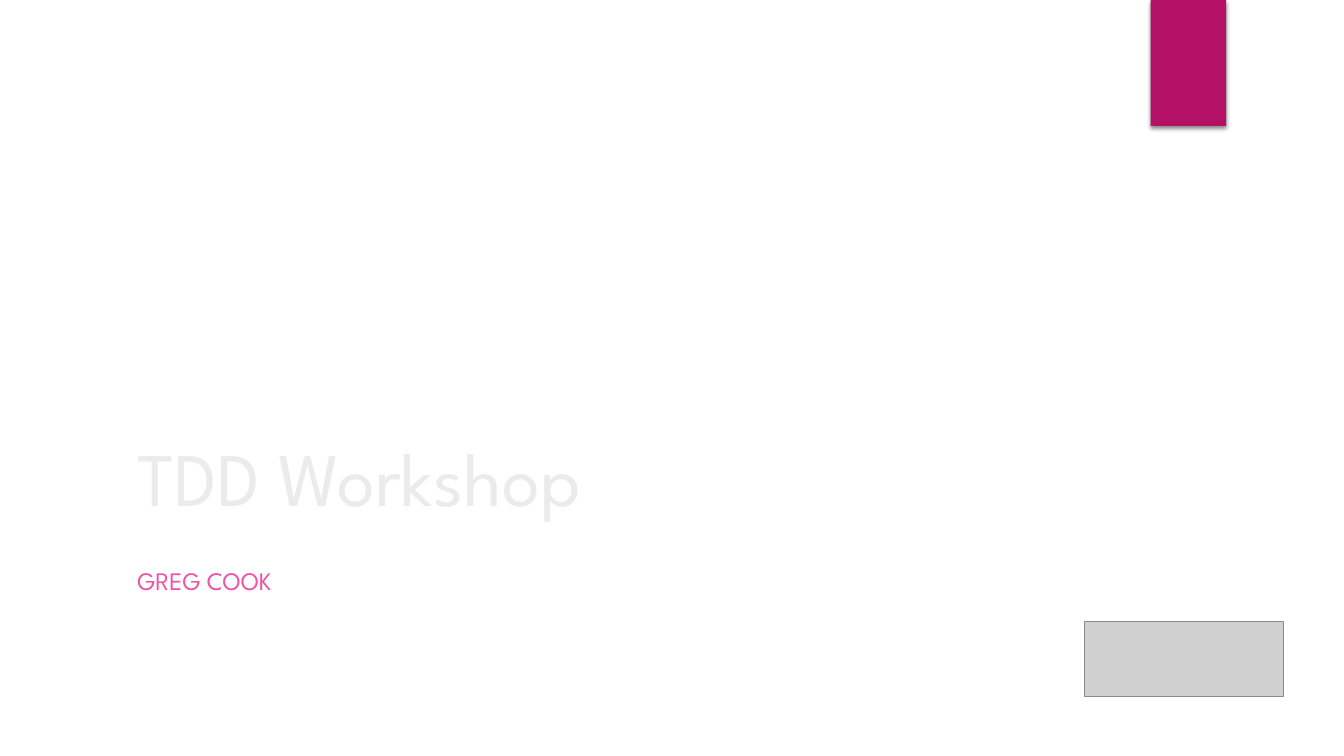
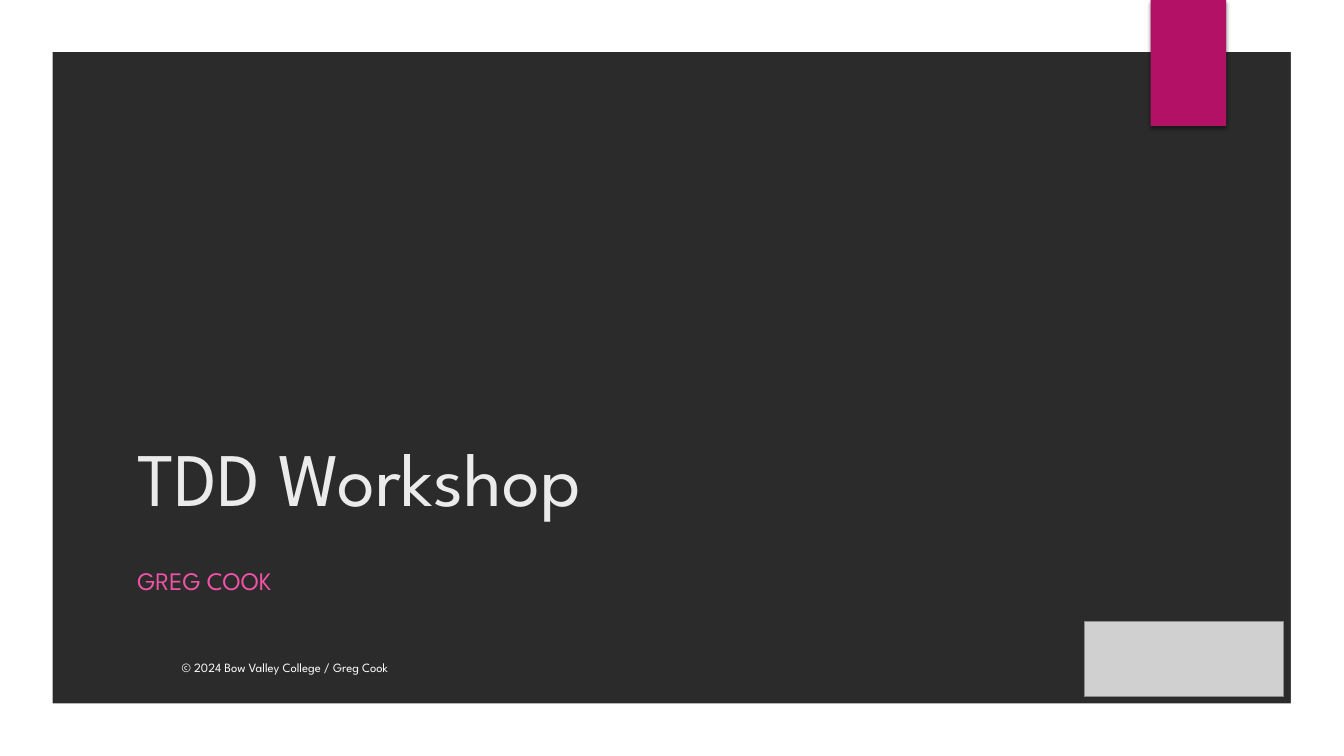
Before and after one commit to kr0ggg/bvc.game.quest, a slide deck: slide 1 of Presentation/Bow-Valley-College-TDD-Workshop.pptx. Drawn at 1344x756 pixels with LibreOffice and Linux fonts; fonts in the diff are those of the drawing; grey boxes stand for pictures; background and template pictures are left out; a plain dark background stands for a picture behind light text. Boxes give left, top, right and bottom in pixels: in the first picture for what was removed or moved away, otherwise in the second. Text is boxed around its words. In the diff, an @@ line names an element or a change of style, - is before the commit and + after.

Commit message:
added the workshop presentation slides

```diff
--- a/Presentation/Bow-Valley-College-TDD-Workshop.pptx
+++ b/Presentation/Bow-Valley-College-TDD-Workshop.pptx
@@ freeform shape added at [0,0,1344,756], fill #FFFFFF @@
@@ text added at [194,663,388,675], 9 pt, text #FFFFFF @@
+© 2024 Bow Valley College / Greg Cook
```
Also in this commit, not shown: 20 other slides changed.
